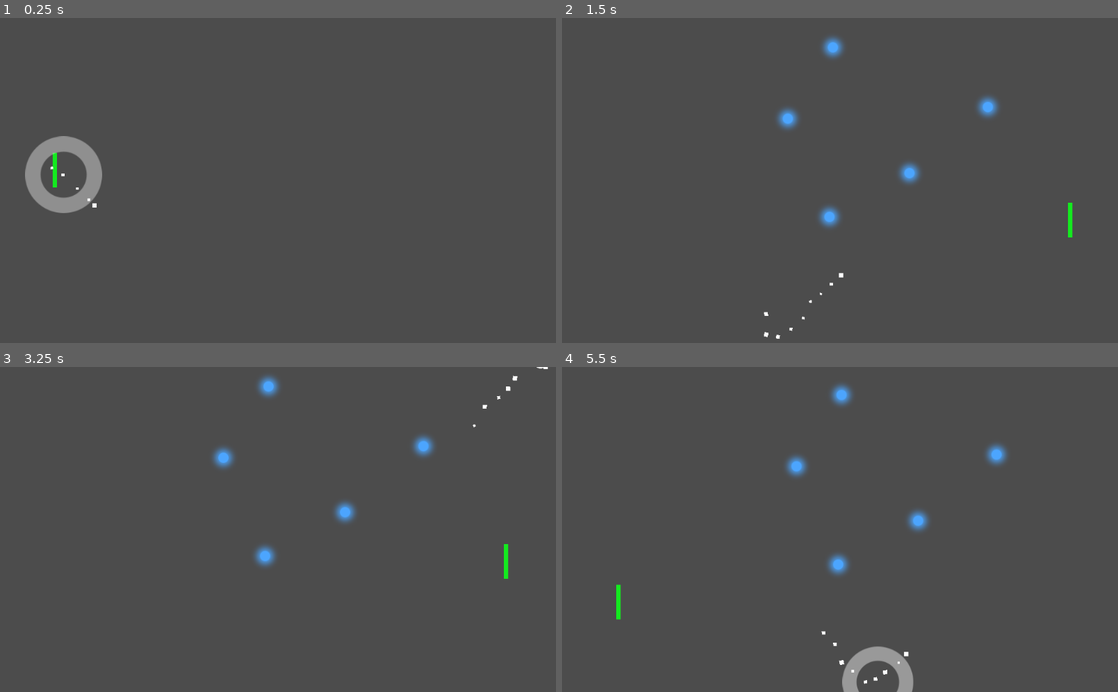
Above: before the commit, frames 1-4 (two rows, left to right).
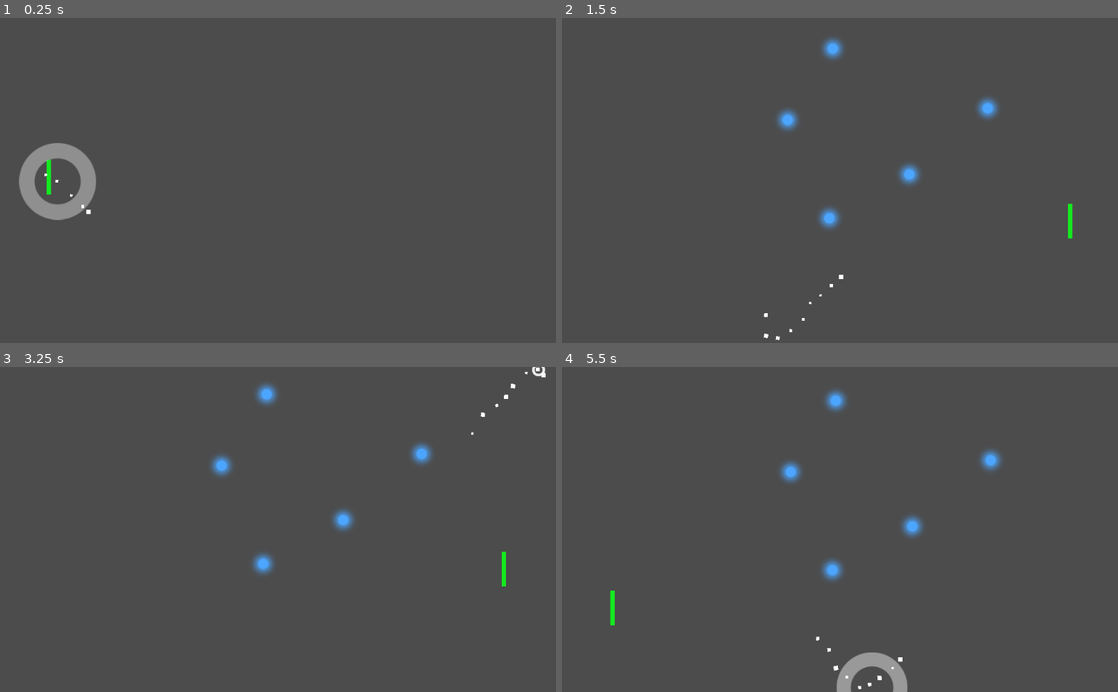
Above: after the commit, the same moments.

Repository: mgonzalezperna/pong-remix
Game: Godot game, scene res://scenes/Main.tscn
Two runs of this game, one before a commit and one after it. Both use one fixed random seed, a clock stepped at 60 frames per second and the inputs below.
Inputs:
- Up to frame 1 (0.25 s): no input
- Up to frame 2 (1.5 s): hold Right (paddle_right) 0.53-1.28 s; hold Down (paddle_down) from 1.28 s (still down)
- Up to frame 3 (3.25 s): release Down (paddle_down) at 2.03 s; hold Right (paddle_right) 2.03-2.78 s; hold Up (paddle_hit_up) from 2.78 s (still down)
- Up to frame 4 (5.5 s): release Up (paddle_hit_up) at 3.53 s; hold Left (paddle_left) 3.53-5.03 s; hold Down (paddle_down) from 5.03 s (still down)

The runs differ from the first frame. In frame 1, 1.5% of the frame differs, in the area x 3-19%, y 36-63%; in frame 2, 0.2%; in frame 3, 1.6%; in frame 4, 2.3%, in the area x 8-81%, y 5-100%.

Commit message:
[#20] Fixes on shaking.
Reduce shake on hit wall. Powerup increases shake linearly corresponding
to the power of the loading shoot.

Diff:
--- a/scripts/Camera.gd
+++ b/scripts/Camera.gd
@@ -45,7 +45,10 @@
     set_physics_process(shake_amount != 0.0)
 
 func _on_wall_hit() -> void:
-    self.shake_amount += 2
+    self.shake_amount += 0.5
 
 func _on_Events_explosion_occurred() -> void:
     self.shake_amount += 0.6
+
+func _on_paddle_player_on_power_up_charging(power_up_load):
+    self.shake_amount = power_up_load
